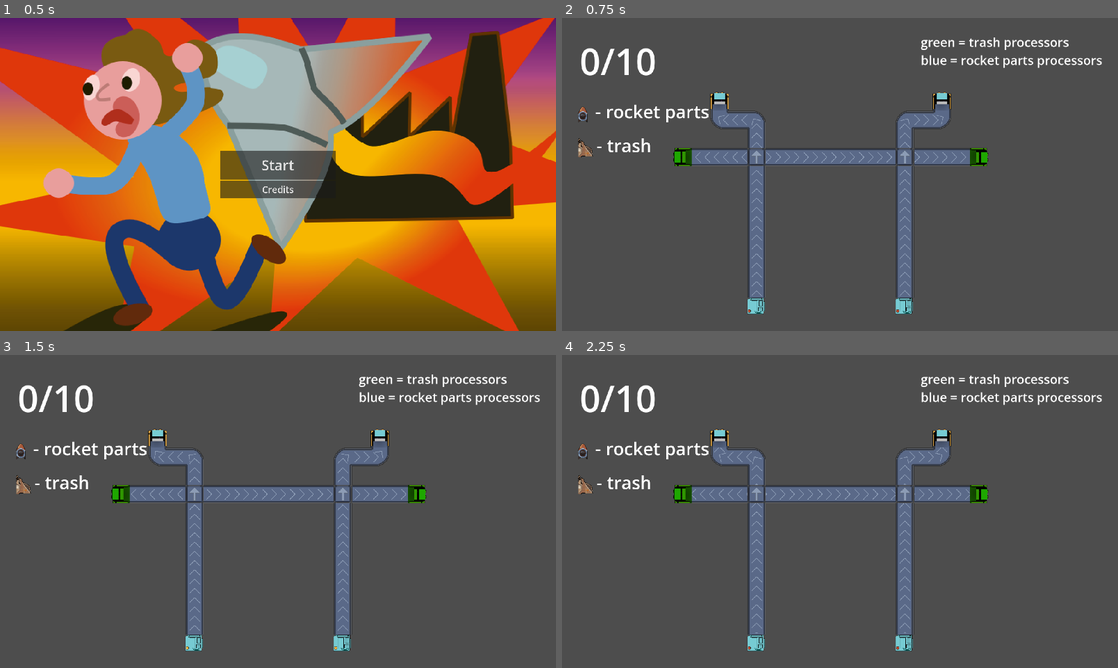
Above: before the commit, frames 1-4 (two rows, left to right).
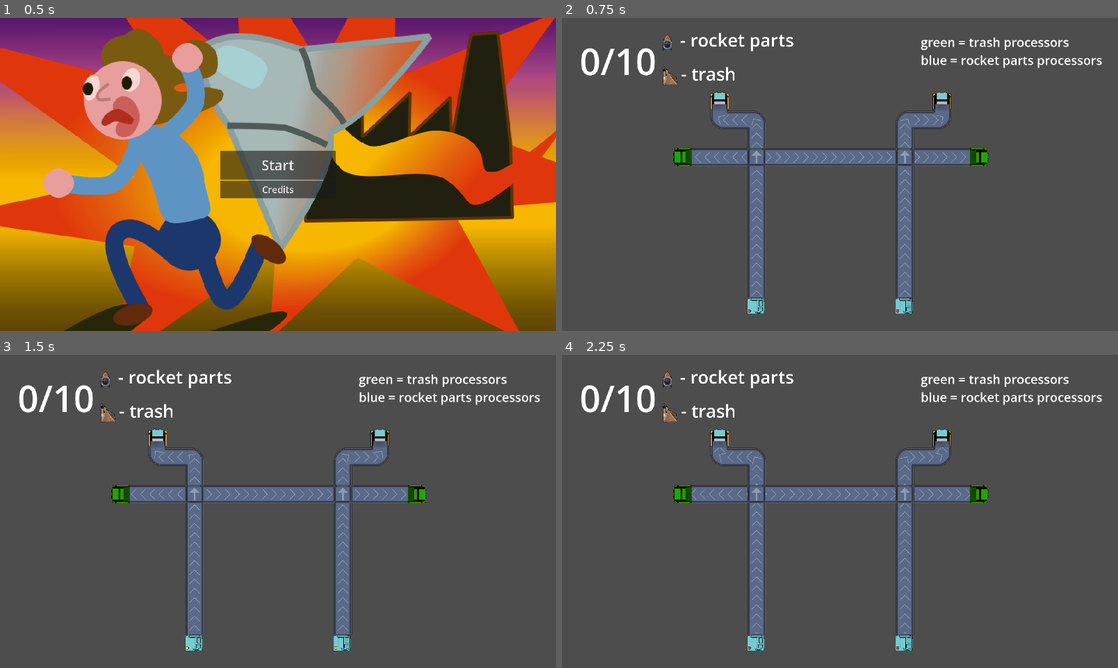
Above: after the commit, the same moments.

Repository: Boryslavc/gj60
Game: Godot game, scene res://Scenes/Playable Scenes/MainMenu.tscn
Two runs of this game, one before a commit and one after it. Both use one fixed random seed, a clock stepped at 60 frames per second and the inputs below. The engine's default icon, where the game draws it, is replaced by a stand-in: a white triangle on a blue panel in a dark square.
Inputs:
- Up to frame 1 (0.5 s): no input
- Up to frame 2 (0.75 s): click "Start" at 0.5 s
- Up to frame 3 (1.5 s): hold D (switch_right) from 1.28 s (still down)
- Up to frame 4 (2.25 s): release D (switch_right) at 2.03 s; hold S (switch_down) from 2.03 s (still down)

Frame 1 is identical in both runs. In frame 2, 1.2% of the frame differs, in the area x 2-42%, y 4-45%; in frame 3, 1.2%; in frame 4, 1.2%.

Commit message:
lvl mgr integrated

Diff:
--- a/Data/Items/item_generator.gd
+++ b/Data/Items/item_generator.gd
@@ -36,11 +36,13 @@
 	spawn_timer.wait_time = spawn_interval
 	spawn_timer.timeout.connect(_on_timer_timeout)
 	spawn_timer.autostart = true
+	spawn_timer.one_shot = false
 	spawn_timer.set_meta("spawn_timer", true)
 	add_child(spawn_timer)
 
 
 func _on_timer_timeout() -> void:
+	print("on timeout")
 	var can_spawn_trash = trash_ports_free > 0
 	var can_spawn_metal = metal_ports_free > 0
 
--- a/Scenes/Playable Scenes/level2.tscn
+++ b/Scenes/Playable Scenes/level2.tscn
@@ -10,6 +10,7 @@
 [ext_resource type="PackedScene" uid="uid://bjt27fvrtf3rw" path="res://Scenes/Conveyor Belt/Item.tscn" id="8_w46gl"]
 [ext_resource type="Texture2D" uid="uid://2v54nnremtd" path="res://Assets/Sprites/cardboard.png" id="9_88uqd"]
 [ext_resource type="Texture2D" uid="uid://njlenqnob6bl" path="res://Assets/Sprites/rocketPiece1_72px.png" id="10_iu18q"]
+[ext_resource type="PackedScene" uid="uid://c37bskjtplep0" path="res://Scenes/Playable Scenes/lvl_manager.tscn" id="11_t5o2s"]
 
 [node name="Level2" type="Node2D" unique_id=890376136]
 
@@ -73,6 +74,8 @@
 trash_sprite = ExtResource("9_88uqd")
 metal_sprite = ExtResource("10_iu18q")
 
+[node name="LvlManager" parent="." unique_id=1183105098 instance=ExtResource("11_t5o2s")]
+
 [connection signal="part_fed" from="TileMapLayer/InputPort" to="Generator" method="_on_port_fed"]
 [connection signal="part_fed" from="TileMapLayer/InputPort2" to="Generator" method="_on_port_fed"]
 [connection signal="part_fed" from="TileMapLayer/TrashPort" to="Generator" method="_on_port_fed"]
--- a/Scenes/Playable Scenes/level3.tscn
+++ b/Scenes/Playable Scenes/level3.tscn
@@ -10,6 +10,7 @@
 [ext_resource type="PackedScene" uid="uid://bjt27fvrtf3rw" path="res://Scenes/Conveyor Belt/Item.tscn" id="8_2oikd"]
 [ext_resource type="Texture2D" uid="uid://2v54nnremtd" path="res://Assets/Sprites/cardboard.png" id="9_j8onb"]
 [ext_resource type="Texture2D" uid="uid://njlenqnob6bl" path="res://Assets/Sprites/rocketPiece1_72px.png" id="10_cvect"]
+[ext_resource type="PackedScene" uid="uid://c37bskjtplep0" path="res://Scenes/Playable Scenes/lvl_manager.tscn" id="11_2raac"]
 
 [node name="Level3" type="Node2D" unique_id=890376136]
 
@@ -90,6 +91,8 @@
 trash_sprite = ExtResource("9_j8onb")
 metal_sprite = ExtResource("10_cvect")
 
+[node name="LvlManager" parent="." unique_id=1183105098 instance=ExtResource("11_2raac")]
+
 [connection signal="part_fed" from="TileMapLayer/InputPort" to="Generator" method="_on_port_fed"]
 [connection signal="part_fed" from="TileMapLayer/InputPort2" to="Generator" method="_on_port_fed"]
 [connection signal="part_fed" from="TileMapLayer/InputPort3" to="Generator" method="_on_port_fed"]
--- a/Scenes/Playable Scenes/level4.tscn
+++ b/Scenes/Playable Scenes/level4.tscn
@@ -10,6 +10,7 @@
 [ext_resource type="PackedScene" uid="uid://bjt27fvrtf3rw" path="res://Scenes/Conveyor Belt/Item.tscn" id="8_ac3x6"]
 [ext_resource type="Texture2D" uid="uid://2v54nnremtd" path="res://Assets/Sprites/cardboard.png" id="9_84dmb"]
 [ext_resource type="Texture2D" uid="uid://njlenqnob6bl" path="res://Assets/Sprites/rocketPiece1_72px.png" id="10_wyoqx"]
+[ext_resource type="PackedScene" uid="uid://c37bskjtplep0" path="res://Scenes/Playable Scenes/lvl_manager.tscn" id="11_48c54"]
 
 [node name="Level4" type="Node2D" unique_id=890376136]
 
@@ -116,6 +117,8 @@
 trash_sprite = ExtResource("9_84dmb")
 metal_sprite = ExtResource("10_wyoqx")
 
+[node name="LvlManager" parent="." unique_id=1183105098 instance=ExtResource("11_48c54")]
+
 [connection signal="part_fed" from="TileMapLayer/InputPort" to="Generator" method="_on_port_fed"]
 [connection signal="part_fed" from="TileMapLayer/InputPort2" to="Generator" method="_on_port_fed"]
 [connection signal="part_fed" from="TileMapLayer/InputPort3" to="Generator" method="_on_port_fed"]
--- a/Scenes/Playable Scenes/lvl_manager.gd
+++ b/Scenes/Playable Scenes/lvl_manager.gd
@@ -23,4 +23,4 @@
 	part_count += 1
 	$CanvasLayer/MarginContainer/Label.text =  str(part_count)+"/"+str(building_parts_required)
 	if part_count >= building_parts_required:
-		pass
+		LevelFlow.next_level()
--- a/Scenes/Playable Scenes/lvl_manager.tscn
+++ b/Scenes/Playable Scenes/lvl_manager.tscn
@@ -23,9 +23,10 @@
 text = "0/0"
 
 [node name="MarginContainer2" type="MarginContainer" parent="CanvasLayer" unique_id=1356966498]
-offset_left = -74.0
-offset_right = 109.0
-offset_bottom = 370.0
+offset_left = 218.0
+offset_top = -247.0
+offset_right = 401.0
+offset_bottom = 123.0
 theme_override_constants/margin_left = 111
 theme_override_constants/margin_top = 298
 
@@ -34,10 +35,10 @@
 texture = ExtResource("2_c25s4")
 
 [node name="MarginContainer3" type="MarginContainer" parent="CanvasLayer" unique_id=65121465]
-offset_left = -66.0
-offset_top = 8.0
-offset_right = 115.0
-offset_bottom = 484.0
+offset_left = 226.0
+offset_top = -239.0
+offset_right = 407.0
+offset_bottom = 237.0
 theme_override_constants/margin_left = 109
 theme_override_constants/margin_top = 404
 
@@ -46,20 +47,20 @@
 texture = ExtResource("3_cnwcv")
 
 [node name="Label3" type="Label" parent="CanvasLayer" unique_id=777489057]
-offset_left = 115.0
-offset_top = 280.0
-offset_right = 572.0
-offset_bottom = 452.0
+offset_left = 407.0
+offset_top = 33.0
+offset_right = 864.0
+offset_bottom = 205.0
 size_flags_horizontal = 2
 size_flags_vertical = 2
 theme_override_font_sizes/font_size = 61
 text = "- rocket parts"
 
 [node name="Label2" type="Label" parent="CanvasLayer" unique_id=1229211592]
-offset_left = 119.0
-offset_top = 397.0
-offset_right = 438.0
-offset_bottom = 569.0
+offset_left = 411.0
+offset_top = 150.0
+offset_right = 730.0
+offset_bottom = 322.0
 size_flags_horizontal = 2
 size_flags_vertical = 2
 theme_override_font_sizes/font_size = 61
